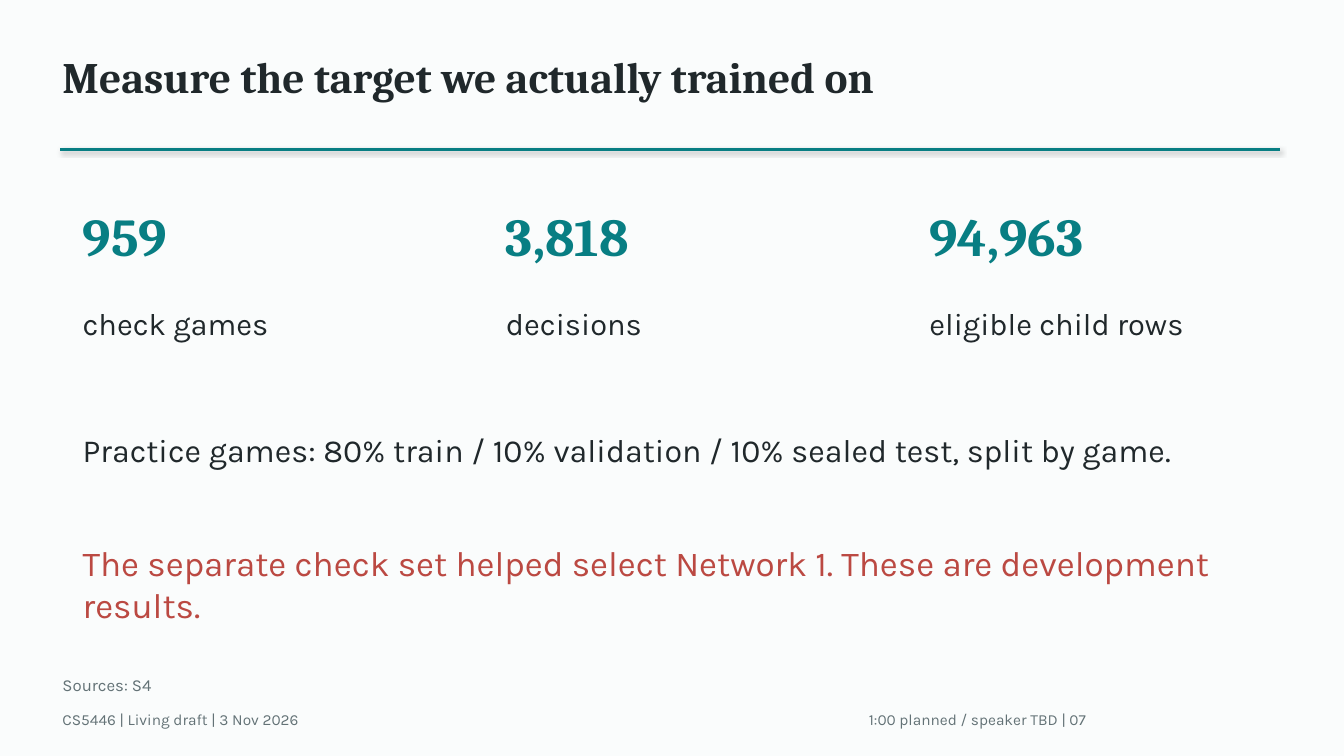
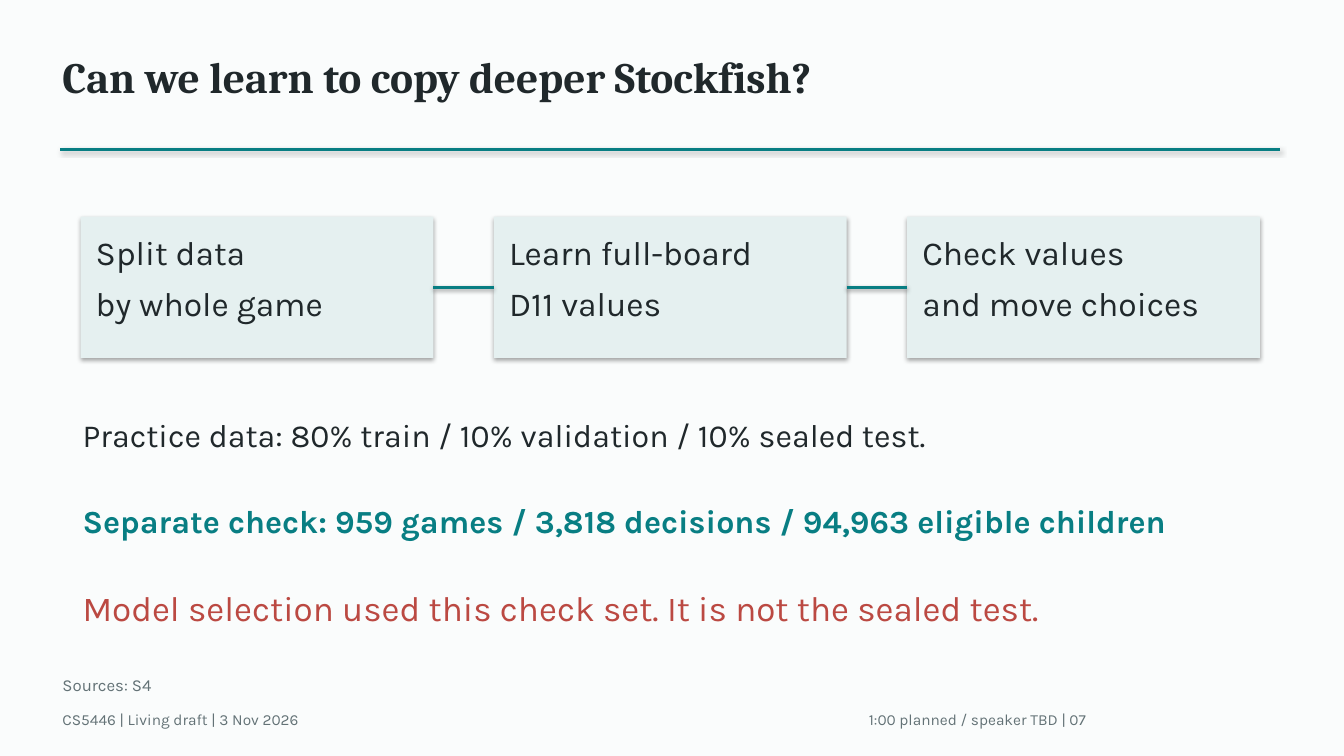
Before and after one commit to Mr-Teal/CS5446_project, a slide deck: slide 7 of docs/drafts/presentation-draft.pptx. Drawn at 1344x756 pixels with LibreOffice and Linux fonts; fonts in the diff are those of the drawing. Boxes give left, top, right and bottom in pixels: in the first picture for what was removed or moved away, otherwise in the second. Text is boxed around its words. In the diff, an @@ line names an element or a change of style, - is before the commit and + after.

```diff
--- a/docs/drafts/presentation-draft.pptx
+++ b/docs/drafts/presentation-draft.pptx
@@ text at (62,62,812,103): text changed @@
-Measure the target we actually trained on
+Can we learn to copy deeper Stockfish?
@@ rectangle added at (81,217,434,358), fill #E5F0F0 @@
@@ text removed at (83,220,168,257) @@
-959
@@ rectangle added at (494,217,847,358), fill #E5F0F0 @@
@@ text removed at (506,220,629,264) @@
-3,818
@@ rectangle added at (907,217,1260,358), fill #E5F0F0 @@
@@ text removed at (929,219,1083,264) @@
-94,963
@@ text at (96,242,323,325): text changed; size 22 to 24 pt @@
-check games
+Split data
+by whole game
@@ text at (509,242,752,317): text changed; size 22 to 24 pt @@
-decisions
+Learn full-board
+D11 values
@@ text at (922,242,1199,317): text changed; size 22 to 24 pt @@
-eligible child rows
+Check values
+and move choices
@@ line added from (434, 287) to (494, 287), #087E83 2 pt @@
@@ line added from (847, 287) to (907, 287), #087E83 2 pt @@
@@ text at (83,425,925,448): text changed @@
-Practice games: 80% train / 10% validation / 10% sealed test, split by game.
+Practice data: 80% train / 10% validation / 10% sealed test.
@@ text added at (83,510,1166,541), 23 pt, text #087E83, bold @@
+Separate check: 959 games / 3,818 decisions / 94,963 eligible children
@@ text removed at (83,552,1209,619) @@
-The separate check set helped select Network 1. These are development results.
@@ text added at (83,597,1039,622), 25 pt, text #BB4942 @@
+Model selection used this check set. It is not the sealed test.
```
Also in this commit, not shown: 8 other slides changed, 3 other files.
